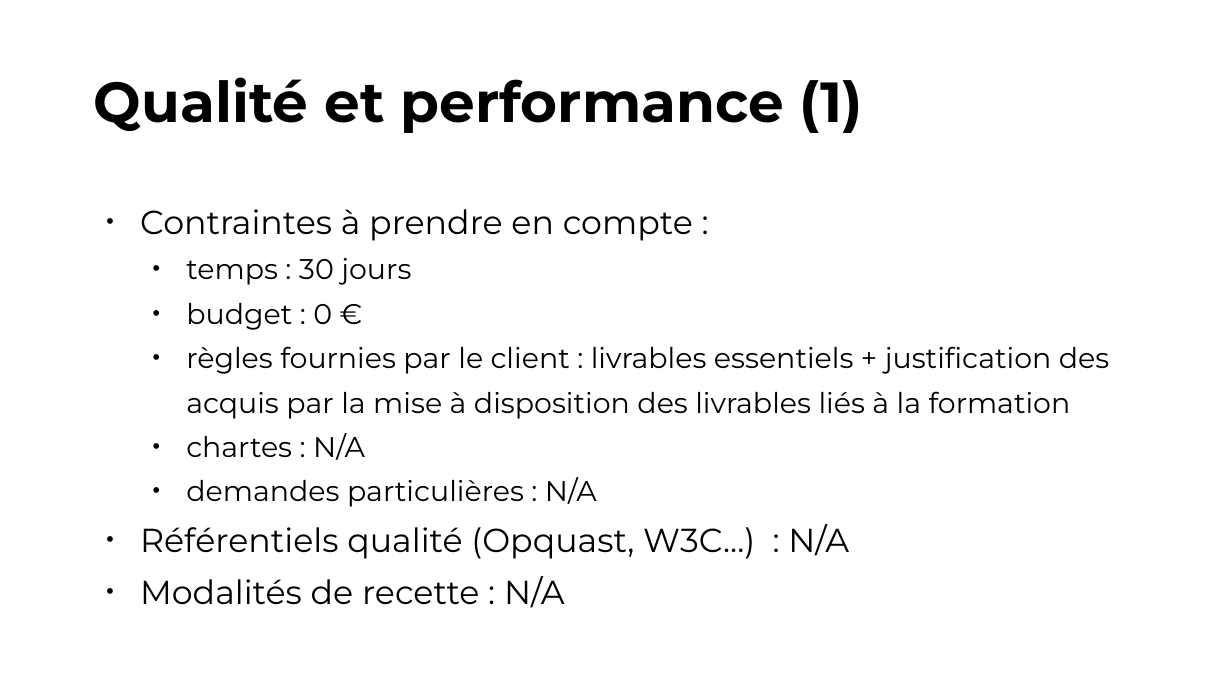
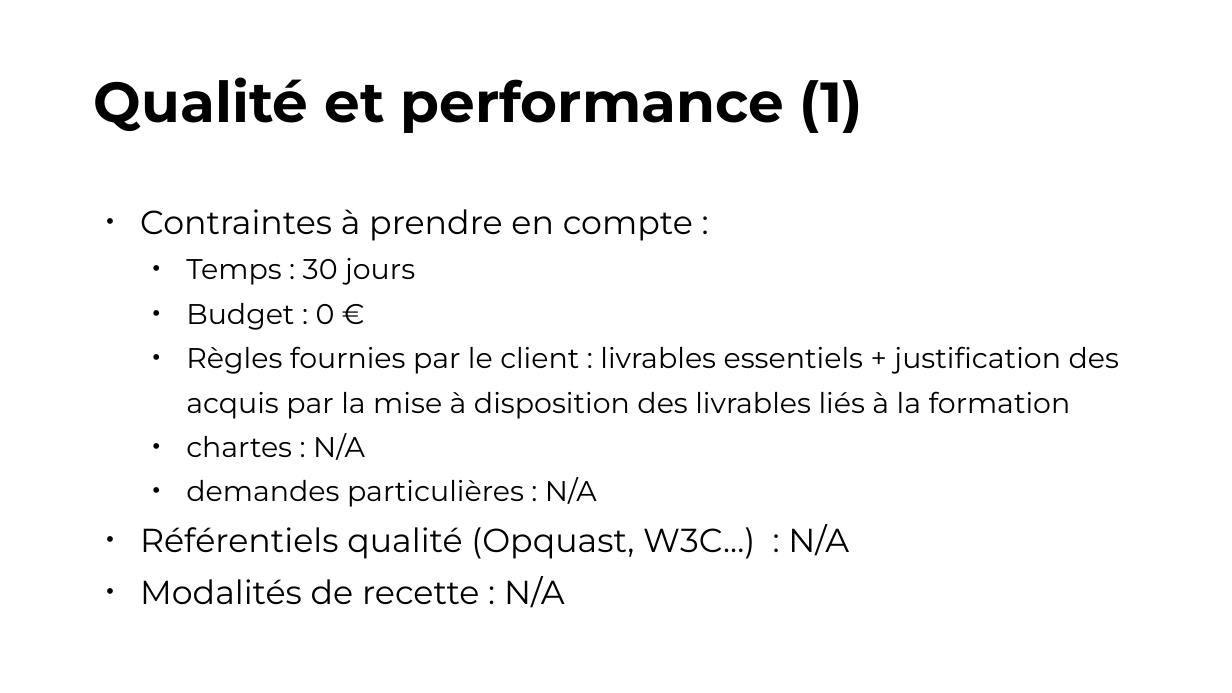
Before and after one commit to MarineM-git/Openclassrooms-BusinessIntelligenceAnalyst, a slide deck: slide 9 of Projet11/CahierDesCharges-fonctionnel.pptx. Drawn at 1232x693 pixels with LibreOffice and Linux fonts; fonts in the diff are those of the drawing. Boxes give left, top, right and bottom in pixels: in the first picture for what was removed or moved away, otherwise in the second. Text is boxed around its words. In the diff, an @@ line names an element or a change of style, - is before the commit and + after.

```diff
--- a/Projet11/CahierDesCharges-fonctionnel.pptx
+++ b/Projet11/CahierDesCharges-fonctionnel.pptx
@@ text at [186,258,1119,419]: text changed @@
-  • temps : 30 jours
-  • budget : 0 €
-  • règles fournies par le client : livrables essentiels + justification des acquis par la mise à disposition des livrables liés à la formation
+  • Temps : 30 jours
+  • Budget : 0 €
+  • Règles fournies par le client : livrables essentiels + justification des acquis par la mise à disposition des livrables liés à la formation
```
Also in this commit, not shown: 6 other slides changed.
